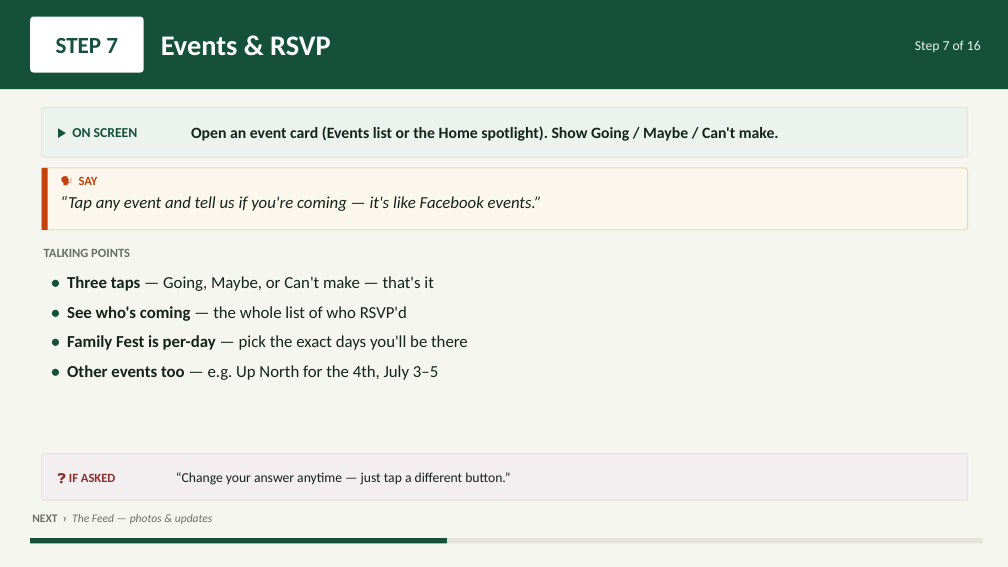
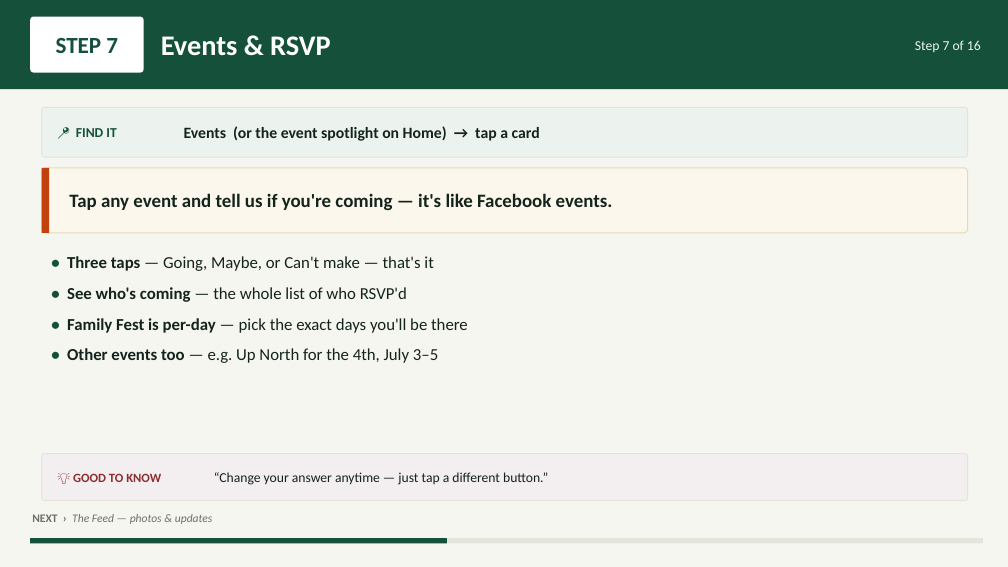
Before and after one commit to btheis15/mlr-app, a slide deck: slide 8 of presentation/MLR-App-Presentation.pptx. Drawn at 1008x567 pixels with LibreOffice and Linux fonts; fonts in the diff are those of the drawing. Boxes give left, top, right and bottom in pixels: in the first picture for what was removed or moved away, otherwise in the second. Text is boxed around its words. In the diff, an @@ line names an element or a change of style, - is before the commit and + after.

```diff
--- a/presentation/MLR-App-Presentation.pptx
+++ b/presentation/MLR-App-Presentation.pptx
@@ text at box(76, 128, 116, 137): text changed @@
-▶ ON SCREEN
+📍 FIND IT
@@ text at box(184, 126, 540, 141): text changed @@
-Open an event card (Events list or the Home spotlight). Show Going / Maybe / Can't make.
+Events (or the event spotlight on Home) → tap a card
@@ text "Tap any event and tell ..." at box(69, 193, 613, 210): vertical alignment top to middle @@
@@ text removed at box(79, 176, 98, 185) @@
-🗣 SAY
@@ text at box(69, 193, 613, 210): text changed; size 16 to 18 pt; bold on; italic off @@
-“Tap any event and tell us if you're coming — it's like Facebook events.”
+Tap any event and tell us if you're coming — it's like Facebook events.
@@ text removed at box(44, 249, 130, 257) @@
-TALKING POINTS
@@ text "• Three taps — Going, ...": place and size @@
-text "• Three taps — Going, ..." at box(67, 276, 468, 380)
+text "• Three taps — Going, ..." at box(67, 256, 468, 363)
@@ text "• Three taps — Going, ..." at box(67, 256, 468, 363): more space between paragraphs @@
@@ text removed at box(69, 473, 116, 482) @@
-❓ IF ASKED
@@ text added at box(73, 473, 161, 482), 12 pt, text #8B2E2E, bold @@
+💡 GOOD TO KNOW
@@ text "“Change your answer anytime — ...": place and size @@
-text "“Change your answer anytime — ..." at box(176, 472, 510, 485)
+text "“Change your answer anytime — ..." at box(214, 472, 548, 485)
```
Also in this commit, not shown: 14 other slides changed, 1 other file.
